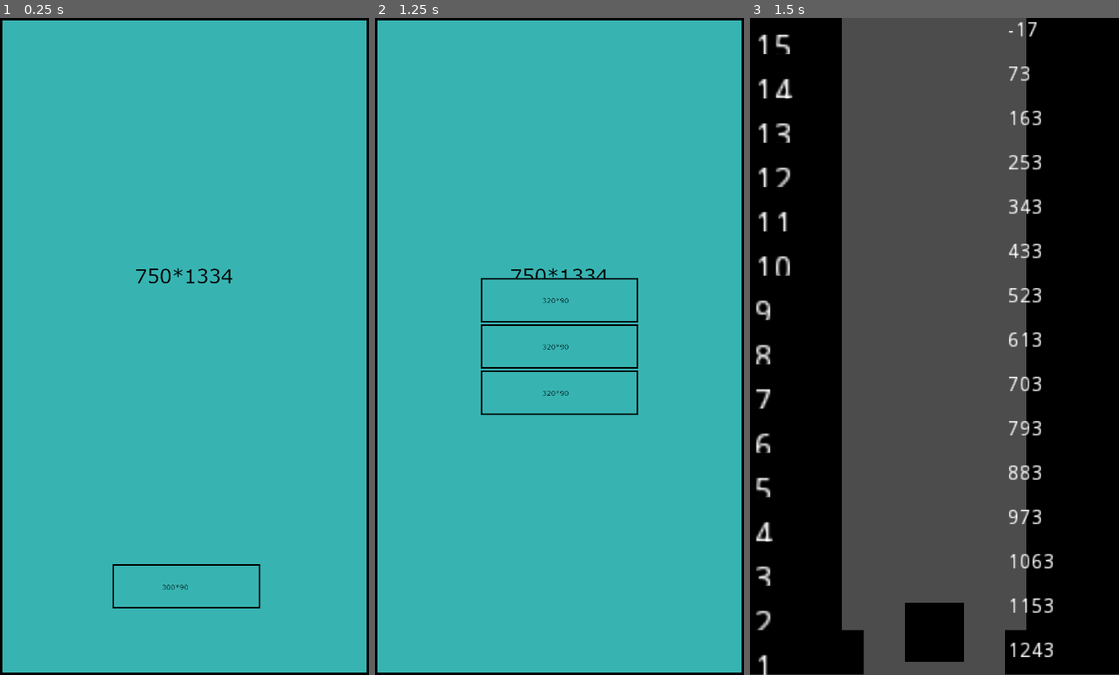
Above: before the commit, frames 1-3 (left to right).
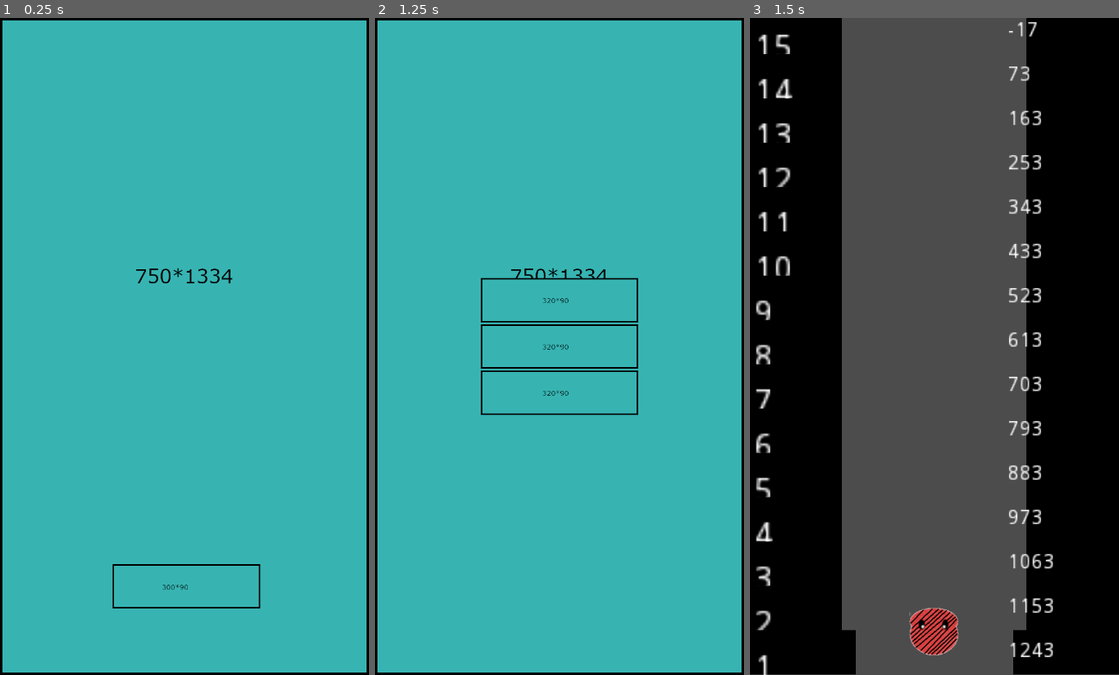
Above: after the commit, the same moments.

Repository: koryslaby/Godot_Game_Development
Game: Godot game, scene res://scenes/Start_Screen.tscn
The game is run twice, just before and just after one commit, with the same random seed, the same clock (stepped at 60 frames per second) and the same inputs.
Inputs (mouse positions are in pixels of both pictures, inside the frame that each line leads up to):
- Up to frame 1 (0.25 s): no input
- Up to frame 2 (1.25 s): click (563, 622) at 0.5 s
- Up to frame 3 (1.5 s): click (934, 300) at 1.25 s

Frames 1-2 are identical in both runs. In frame 3, 1.6% of the frame differs, in the area x 28-72%, y 89-100%.

Commit message:
added player jump animation

Diff:
--- a/Jumper_Squish/game/scenes/Levels.tscn
+++ b/Jumper_Squish/game/scenes/Levels.tscn
@@ -2,7 +2,6 @@
 
 [ext_resource path="res://scripts/Levels.gd" type="Script" id=1]
 [ext_resource path="res://assets/Level_Sizes/Level.png" type="Texture" id=2]
-
 
 [sub_resource type="RectangleShape2D" id=1]
 
--- a/Jumper_Squish/game/scenes/Start_Screen.tscn
+++ b/Jumper_Squish/game/scenes/Start_Screen.tscn
@@ -4,7 +4,7 @@
 [ext_resource path="res://assets/PNG/750*1334.png" type="Texture" id=2]
 [ext_resource path="res://assets/PNG/300*90.png" type="Texture" id=3]
 
-[node name="Start_Screen" type="Control"]
+[node name="Start_Screen" type="Control" index="0"]
 
 anchor_left = 0.0
 anchor_top = 0.0
--- a/Jumper_Squish/game/scenes/World.tscn
+++ b/Jumper_Squish/game/scenes/World.tscn
@@ -35,7 +35,7 @@
 [node name="player2" parent="." index="1" instance=ExtResource( 2 )]
 
 position = Vector2( 375, 1237.4 )
-_sections_unfolded = [ "Angular", "Applied Forces", "Collision", "Linear", "Transform" ]
+_sections_unfolded = [ "Angular", "Applied Forces", "Collision", "Linear", "Pickable", "Transform" ]
 
 [node name="level_movement" type="Camera2D" parent="." index="2"]
 
--- a/Jumper_Squish/game/scenes/player2.tscn
+++ b/Jumper_Squish/game/scenes/player2.tscn
@@ -1,20 +1,29 @@
-[gd_scene load_steps=5 format=2]
+[gd_scene load_steps=9 format=2]
 
 [ext_resource path="res://scripts/player2.gd" type="Script" id=1]
-[ext_resource path="res://assets/player_test.png" type="Texture" id=2]
+[ext_resource path="res://assets/Player_Anim/Player_start2.png" type="Texture" id=2]
+[ext_resource path="res://assets/Player_Anim/Player1.png" type="Texture" id=3]
+[ext_resource path="res://assets/Player_Anim/PlayerJump1.png" type="Texture" id=4]
+[ext_resource path="res://assets/Player_Anim/PlayerJump2.png" type="Texture" id=5]
+[ext_resource path="res://assets/Player_Anim/Player2.png" type="Texture" id=6]
 
 [sub_resource type="SpriteFrames" id=1]
 
 animations = [ {
-"frames": [ ExtResource( 2 ) ],
-"loop": false,
+"frames": [ ExtResource( 2 ), ExtResource( 2 ), ExtResource( 2 ), ExtResource( 3 ), ExtResource( 3 ), ExtResource( 2 ), ExtResource( 2 ), ExtResource( 2 ), ExtResource( 3 ), ExtResource( 3 ) ],
+"loop": true,
 "name": "default",
-"speed": 5.0
+"speed": 4.0
 }, {
 "frames": [  ],
 "loop": true,
-"name": "New Anim",
+"name": "squish",
 "speed": 5.0
+}, {
+"frames": [ ExtResource( 4 ), ExtResource( 4 ), ExtResource( 4 ), ExtResource( 5 ), ExtResource( 5 ), ExtResource( 5 ), ExtResource( 5 ), ExtResource( 5 ), ExtResource( 4 ), ExtResource( 4 ), ExtResource( 4 ), ExtResource( 6 ), ExtResource( 6 ), ExtResource( 6 ), ExtResource( 6 ) ],
+"loop": false,
+"name": "Jump_up",
+"speed": 20.0
 } ]
 
 [sub_resource type="RectangleShape2D" id=2]
@@ -22,7 +31,7 @@
 custom_solver_bias = 0.0
 extents = Vector2( 10, 10 )
 
-[node name="player2" type="RigidBody2D"]
+[node name="player2" type="RigidBody2D" index="0"]
 
 position = Vector2( 409, 223 )
 input_pickable = false
@@ -31,7 +40,7 @@
 mode = 0
 mass = 1.0
 friction = 1.0
-bounce = 0.2
+bounce = 0.0
 gravity_scale = 4.0
 custom_integrator = false
 continuous_cd = 0
@@ -45,15 +54,15 @@
 angular_damp = -1.0
 applied_force = Vector2( 0, 30 )
 script = ExtResource( 1 )
-_sections_unfolded = [ "Angular", "Applied Forces", "Collision", "Linear" ]
-__meta__ = {
-"_edit_group_": true
-}
+_sections_unfolded = [ "Angular", "Applied Forces", "Collision", "Linear", "Pickable" ]
 
 [node name="player_anim" type="AnimatedSprite" parent="." index="0"]
 
 frames = SubResource( 1 )
 animation = "default"
+frame = 1
+playing = true
+_sections_unfolded = [ "Transform", "Z Index" ]
 
 [node name="player_collision" type="CollisionShape2D" parent="." index="1"]
 
@@ -65,3 +74,5 @@
 exclude_parent = true
 cast_to = Vector2( 0, 100 )
 collision_mask = 1
+
+[connection signal="jump_anim_done" from="." to="." method="_on_player2_jump_anim_done"]
--- a/Jumper_Squish/game/scenes/test.tscn
+++ b/Jumper_Squish/game/scenes/test.tscn
@@ -7,7 +7,7 @@
 custom_solver_bias = 0.0
 extents = Vector2( 100, 10 )
 
-[node name="test" type="Node2D"]
+[node name="test" type="Node2D" index="0"]
 
 [node name="test_platform" type="StaticBody2D" parent="." index="0"]
 
@@ -18,6 +18,7 @@
 constant_angular_velocity = 0.0
 friction = 1.0
 bounce = 0.0
+_sections_unfolded = [ "Collision", "Material", "Pickable", "Transform", "Visibility", "Z Index" ]
 
 [node name="collision" type="CollisionShape2D" parent="test_platform" index="0"]
 
@@ -27,3 +28,6 @@
 [node name="player2" parent="." index="1" instance=ExtResource( 1 )]
 
 position = Vector2( 369.85, 353.797 )
+linear_damp = 0.0
+angular_damp = 0.0
+_sections_unfolded = [ "Angular", "Applied Forces", "Collision", "Linear", "Pickable", "Transform", "Visibility", "Z Index" ]
--- a/Jumper_Squish/game/scripts/World.gd
+++ b/Jumper_Squish/game/scripts/World.gd
@@ -20,11 +20,10 @@
 
 	var start = self.spawn_levels()
 	camera_start_position = camera.get_position()
-	print("starting chain")
 	start.chain()
 
 func random_speeds(level):
-	var speeds = [1,2,3,4,5]
+	var speeds = [1,1.5,2,2.5,3]
 	var vel = speeds[round(rand_range(0,4))]
 	level.set_left_vel(vel)
 	level.set_right_vel(vel)
--- a/Jumper_Squish/game/scripts/player2.gd
+++ b/Jumper_Squish/game/scripts/player2.gd
@@ -8,16 +8,23 @@
 var offset = Vector2(0,0)
 var impulse = Vector2(0,-400)
 var spawn_pos = Vector2(375,1044)
+signal jump_anim_done
 
 func _ready():
+	self.add_to_group("player")
 	collision.shape.extents.x = int(p_anim.get_sprite_frames().get_frame("default", 0).get_height())/2
 	collision.shape.extents.y = int(p_anim.get_sprite_frames().get_frame("default", 0).get_width())/2
 	set_process_input(true)
 
 func _integrate_forces(state):
-	pass
+	if(p_anim.get_animation() == "Jump_up" && p_anim.get_frame() == 14):
+		emit_signal("jump_anim_done")
 
 func _input(event):
 	if event.is_action_pressed("Jump"):
 		if gd.is_colliding():
+			p_anim.set_animation("Jump_up")
 			apply_impulse(offset, impulse)
+
+func _on_player2_jump_anim_done():
+	p_anim.set_animation("default")
Binary file added: Jumper_Squish/game/assets/Player_Anim/Player1.png
Not shown, added: Jumper_Squish/game/assets/Player_Anim/Player1.png.import
Binary file added: Jumper_Squish/game/assets/Player_Anim/Player2.png
Not shown, added: Jumper_Squish/game/assets/Player_Anim/Player2.png.import
Binary file added: Jumper_Squish/game/assets/Player_Anim/Player3.png
Not shown, added: Jumper_Squish/game/assets/Player_Anim/Player3.png.import
Binary file added: Jumper_Squish/game/assets/Player_Anim/PlayerJump1.png
Not shown, added: Jumper_Squish/game/assets/Player_Anim/PlayerJump1.png.import
Binary file added: Jumper_Squish/game/assets/Player_Anim/PlayerJump2.png
Not shown, added: Jumper_Squish/game/assets/Player_Anim/PlayerJump2.png.import
Binary file added: Jumper_Squish/game/assets/Player_Anim/Player_start2.png
Not shown, added: Jumper_Squish/game/assets/Player_Anim/Player_start2.png.import
(and 9 more such lines)
